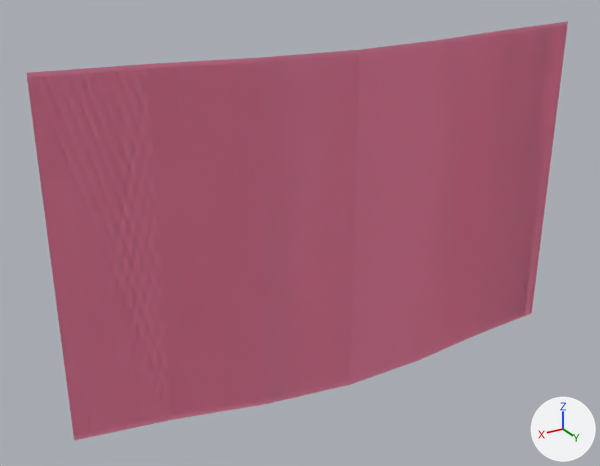
The FBX model Assets/_Game/Models/FlagCoral.fbx: old version first, new version second.
The view is the same before and after, from a camera (50 mm lens) standing at (2.033, 1.8, 0.408) and looking at (0.906, -0.079, -0.531). Every picture has the same lights, and +X, +Y and +Z are marked at lower right. The picture after the commit comes second. Where no turn or scale is listed for an object, it has been applied to the vertices.

Names of what the first picture shows: 'FlagCoral'.
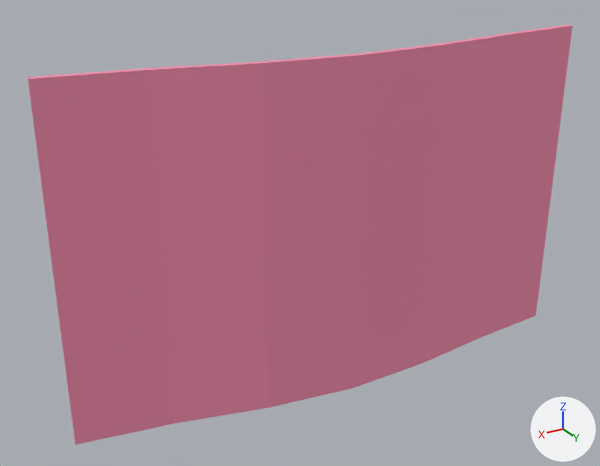
The newer file is also turned or shifted as a whole; pictures and numbers use the older file's frame.

Pixel boxes (x1, y1, x2, y2) of what changed, in the pictures (600 x 466 px; the box of a moved part takes in the faces that stretch with it):
```json
{"object": "FlagCoral", "change": "reshaped", "before": [26, 21, 568, 441], "after": [28, 25, 572, 445]}
{"part": 1, "of": "me_flagcoral", "change": "moved or reshaped", "before": [26, 21, 568, 401], "after": [28, 25, 572, 445]}
```

Scene script edits in JSON lines:
```json
{"block": "me_flagcoral", "where": "# used by ob_flagcoral; location = (0.0, 0.0, 0.0)"}
{"op": "remove", "block": "me_flagcoral", "code": "me_flagcoral.from_pydata(...)  # 28 vertices, 12 faces; spans x 0.0..1.6, y -0.12..0.04, z -1.01..0.0"}
{"op": "add", "block": "me_flagcoral", "code": "me_flagcoral.from_pydata(...)  # 28 vertices, 26 faces; spans x 0.0..1.6, y -0.12..0.06, z -1.01..-0.01"}
{"block": "me_flagcoral", "change": "me_flagcoral part 1"}
{"block": "me_flagcoral", "change": "12 vertices in x 0.0..1.6, y -0.12..0.04, z -1.0..0.0 move by (0.0, 0.02, -0.01)"}
{"block": "me_flagcoral", "change": "2 vertices move from x 1.33, y -0.07, z -1.0..0.0 to x 1.34, y -0.05, z -1.01..-0.01"}
{"block": "me_flagcoral", "change": "14 new faces join them"}
```
